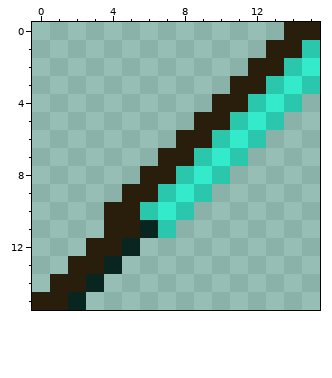
A pixel-art sprite gets an edit: textures/items/diamond_sword.png. The picture above was drawn from the file before the commit.
The file is 16x16 pixels.
And afterwards:
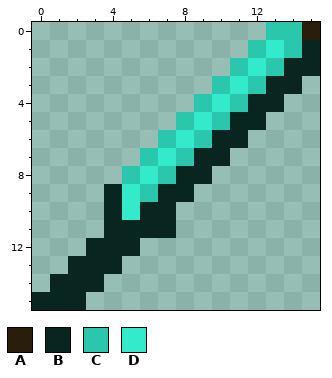
Palette (. is transparent): A #281e0b  B #082520  C #2bc7ac  D #33ebcb
From old to new:
Changed rows in their new state; - is an unchanged pixel.
first column x 0:
 0 -------------CC-
 1 ------------CDCB
 2 -----------CDCBB
 3 ----------CDCBB.
 4 ---------CDCBB.-
 5 --------CDCBB.--
 6 -------CDCBB.---
 7 ------CDCBB.----
 8 -----CDCBB.-----
 9 ----BDCBB.------
10 ----BDBB.-------
11 ----BB-B--------
12 ---BB-----------
13 --BB------------
14 -BB-------------
15 BB--------------
